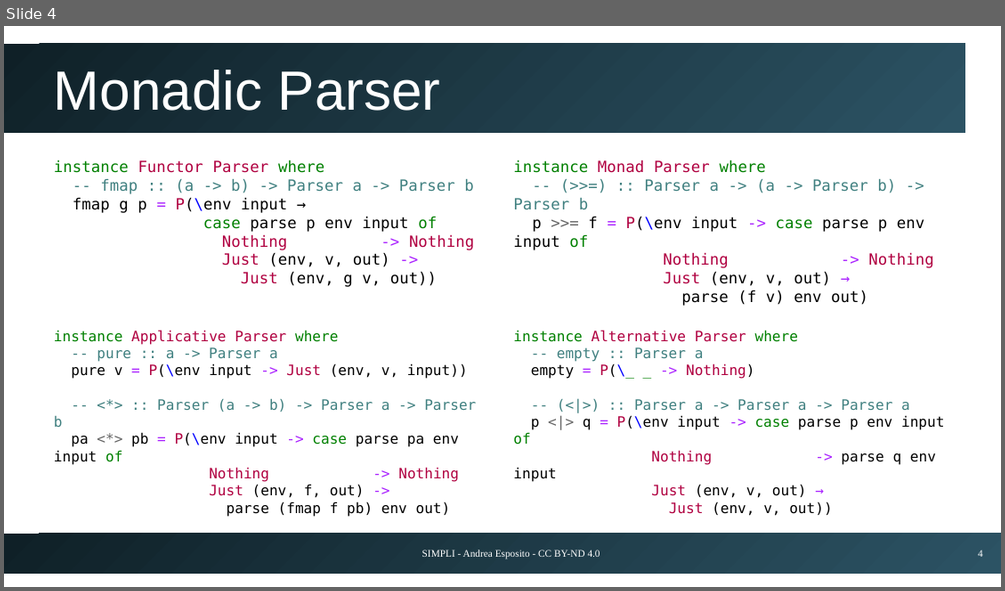
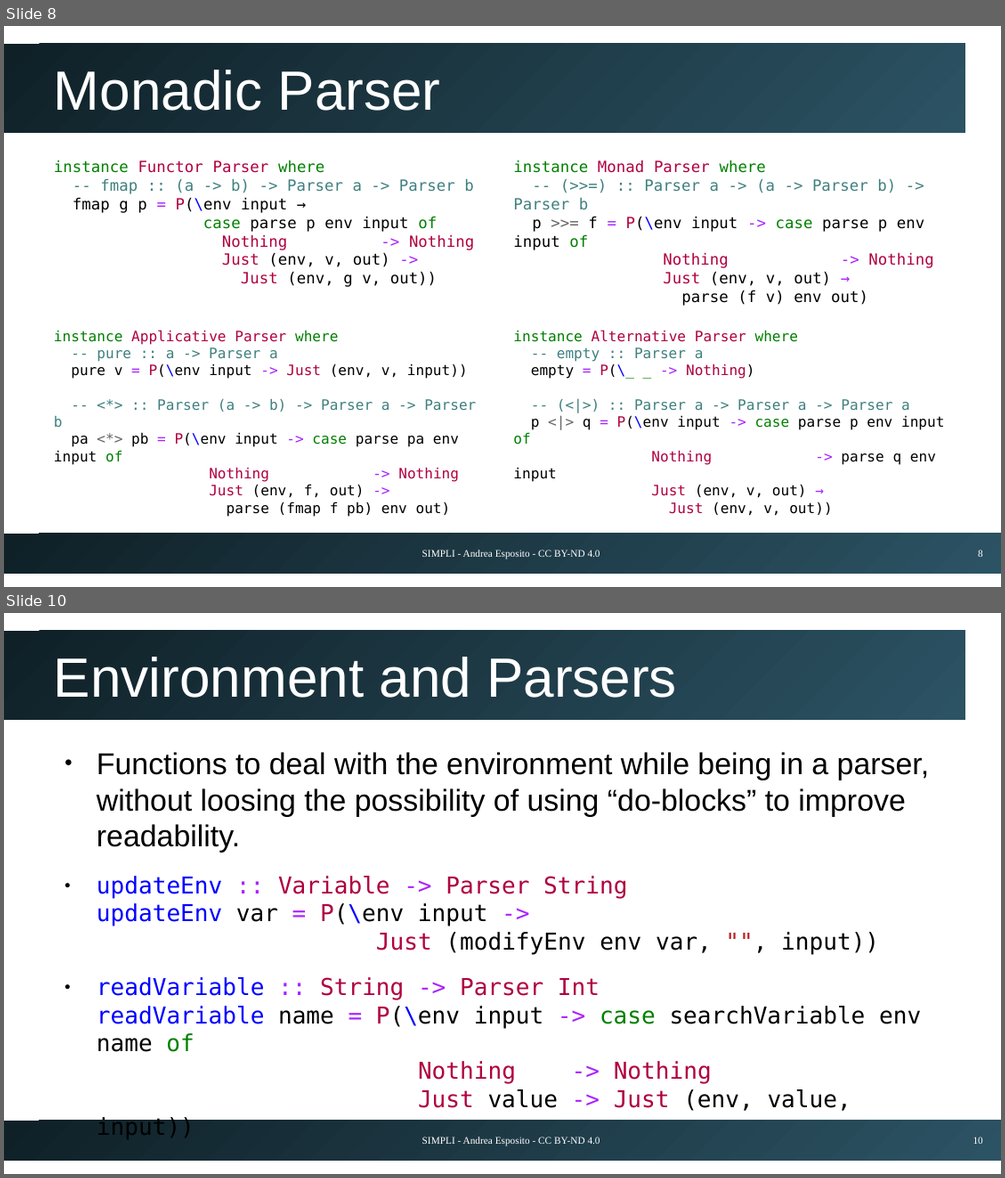
Before and after one commit to espositoandrea/simpli, a slide deck: docs/presentation.odp. Shown one above the other, each under a label of ours: slide 4 before the commit, slides 8 and 10 after it; the slides between them are not shown. The pictures are 1005x591 and 1005x1178 pixels, drawn with LibreOffice and Linux fonts; fonts in the diff are those of the drawing. Boxes give left, top, right and bottom in pixels: in the first picture for what was removed or moved away, otherwise in the second. Text is boxed around its words. In the diff, an @@ line names an element or a change of style, - is before the commit and + after.

```diff
--- a/docs/presentation.odp
+++ b/docs/presentation.odp
@@ slide 10 added at bbox=[4, 613, 1001, 1174], background #FFFFFF; not listed: 2 template elements that a slide beside it also shows @@
@@ title added at bbox=[54, 657, 677, 698], 44 pt, text #FFFFFF @@
+Environment and Parsers
@@ text added at bbox=[97, 752, 930, 1139], 18.5 pt, text #000000 @@
+● Functions to deal with the environment while being in a parser, without loosing the possibility of using “do-blocks” to improve readability.
+● updateEnv :: Variable -> Parser String
+  updateEnv var = P(\env input ->
+  Just (modifyEnv env var, "", input))
+● readVariable :: String -> Parser Int
+  readVariable name = P(\env input -> case searchVariable env name of
+  Nothing -> Nothing
+  Just value -> Just (env, value, input))
@@ text added at bbox=[422, 1136, 600, 1145], 8 pt, text #FFFFFF @@
+SIMPLI - Andrea Esposito - CC BY-ND 4.0
@@ page number added at bbox=[973, 1136, 983, 1143], 8 pt, text #FFFFFF @@
+10
@@ what was slide 4 is now slide 8 @@
@@ page number at bbox=[978, 549, 983, 556]: text changed @@
-4
+8
```
Also in this commit, not shown: 1 slide changed, 12 other slides added.
